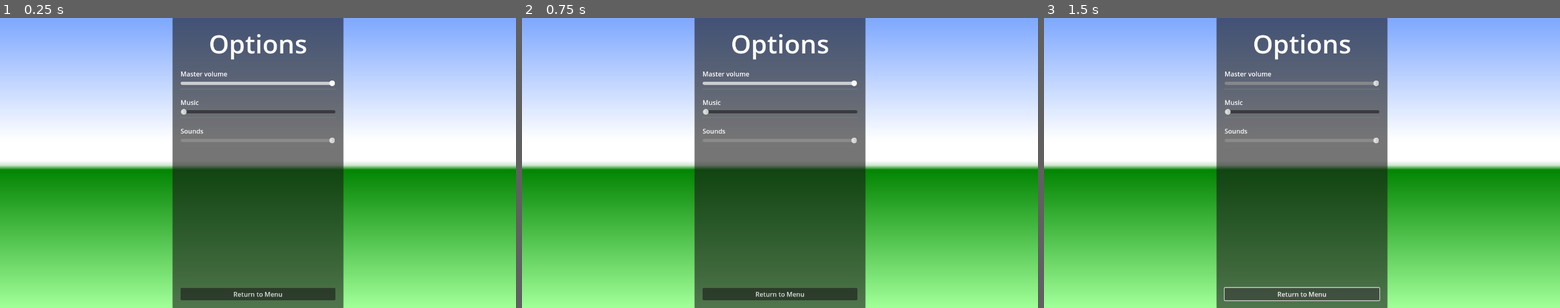
Above: before the commit, frames 1-3 (left to right).
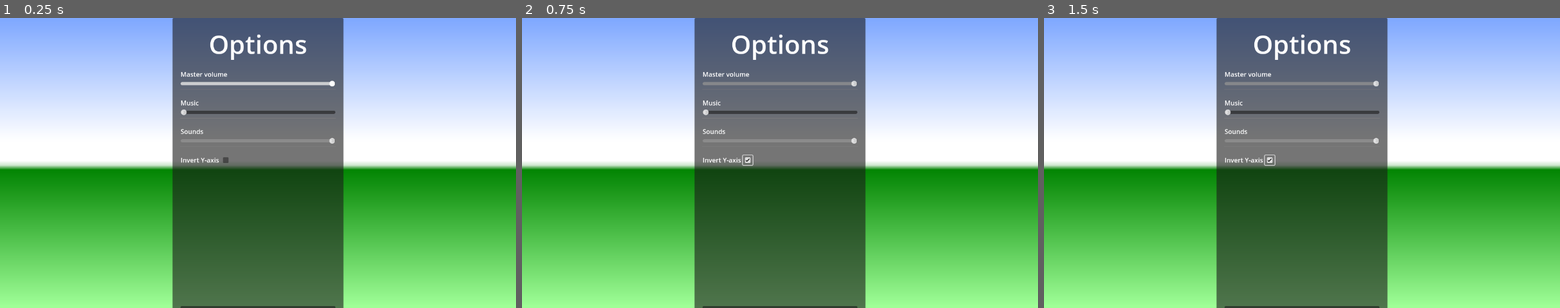
Above: after the commit, the same moments.

Repository: hunttis/ld-58
Game: Godot game, scene res://assets/scenes/menus/options.tscn
The game is run twice, just before and just after one commit, with the same random seed, the same clock (stepped at 60 frames per second) and the same inputs. This scene is started directly instead of the project's main scene.
Inputs (mouse positions are in pixels of both pictures, inside the frame that each line leads up to):
- Up to frame 1 (0.25 s): no input
- Up to frame 2 (0.75 s): click (749, 160) at 0.52 s
- Up to frame 3 (1.5 s): click (1302, 293) at 1.25 s, where only the run before the commit has a clickable "Return to Menu"

The runs differ from the first frame. In frame 1, 2.0% of the frame differs, in the area x 33-67%, y 0-100%; in frame 2, 2.3%; in frame 3, 2.2%.

Commit message:
Add option for inverting y axis control

Diff:
--- a/assets/autoloads/global.gd
+++ b/assets/autoloads/global.gd
@@ -9,3 +9,4 @@
 var endScreenTitle = "Game over!"
 var endScreenText = ""
 var won = false
+var yAxisInverted = false
--- a/assets/scenes/game_camera.gd
+++ b/assets/scenes/game_camera.gd
@@ -19,11 +19,12 @@
 
 var camera_offset: Vector3
 var tilt_axis: Vector3
+var inverter: int
 
 func _ready() -> void:
   camera_offset = global_position
   tilt_axis = Vector3.LEFT
-  Input.set_mouse_mode(Input.MOUSE_MODE_CAPTURED)
+  inverter = -1 if Global.yAxisInverted else 1
 
 func _process(delta: float) -> void:
   global_position = target.global_position + camera_offset
@@ -57,7 +58,7 @@
     tilt_axis = tilt_axis.rotated(Vector3.UP, angle)
 
 func tilt_camera(angle: float):
-  var new_camera_offset = camera_offset.rotated(tilt_axis, angle)
+  var new_camera_offset = camera_offset.rotated(tilt_axis, angle * inverter)
 
   if new_camera_offset.y > TILT_MIN && new_camera_offset.y < TILT_MAX:
    camera_offset = new_camera_offset
--- a/assets/scenes/menus/options.gd
+++ b/assets/scenes/menus/options.gd
@@ -27,3 +27,6 @@
 
 func _on_return_to_menu_button_pressed() -> void:
     Events.go_to_menu.emit()
+
+func _on_invert_y_axis_toggled(toggled_on: bool) -> void:
+    Global.yAxisInverted = !Global.yAxisInverted
--- a/assets/scenes/menus/options.tscn
+++ b/assets/scenes/menus/options.tscn
@@ -33,6 +33,7 @@
 anchors_preset = 15
 anchor_right = 1.0
 anchor_bottom = 1.0
+offset_bottom = 46.0
 grow_horizontal = 2
 grow_vertical = 2
 
@@ -121,6 +122,16 @@
 [node name="HSeparator4" type="HSeparator" parent="HBoxContainer/PanelContainer/MarginContainer/VBoxContainer/VBoxContainer/VBoxContainer2"]
 layout_mode = 2
 
+[node name="HBoxContainer" type="HBoxContainer" parent="HBoxContainer/PanelContainer/MarginContainer/VBoxContainer/VBoxContainer"]
+layout_mode = 2
+
+[node name="InvertYAxisLabel" type="Label" parent="HBoxContainer/PanelContainer/MarginContainer/VBoxContainer/VBoxContainer/HBoxContainer"]
+layout_mode = 2
+text = "Invert Y-axis"
+
+[node name="InvertYAxis" type="CheckBox" parent="HBoxContainer/PanelContainer/MarginContainer/VBoxContainer/VBoxContainer/HBoxContainer"]
+layout_mode = 2
+
 [node name="ReturnToMenuButton2" type="Button" parent="HBoxContainer/PanelContainer/MarginContainer/VBoxContainer"]
 layout_mode = 2
 focus_neighbor_bottom = NodePath("../VBoxContainer/Control/MasterVolumeSlider")
@@ -133,4 +144,5 @@
 [connection signal="value_changed" from="HBoxContainer/PanelContainer/MarginContainer/VBoxContainer/VBoxContainer/Control/MasterVolumeSlider" to="." method="_on_master_volume_slider_value_changed"]
 [connection signal="value_changed" from="HBoxContainer/PanelContainer/MarginContainer/VBoxContainer/VBoxContainer/VBoxContainer/MusicVolumeSlider" to="." method="_on_music_volume_slider_value_changed"]
 [connection signal="value_changed" from="HBoxContainer/PanelContainer/MarginContainer/VBoxContainer/VBoxContainer/VBoxContainer2/SoundVolumeSlider" to="." method="_on_sound_volume_slider_value_changed"]
+[connection signal="toggled" from="HBoxContainer/PanelContainer/MarginContainer/VBoxContainer/VBoxContainer/HBoxContainer/InvertYAxis" to="." method="_on_invert_y_axis_toggled"]
 [connection signal="pressed" from="HBoxContainer/PanelContainer/MarginContainer/VBoxContainer/ReturnToMenuButton2" to="." method="_on_return_to_menu_button_pressed"]
